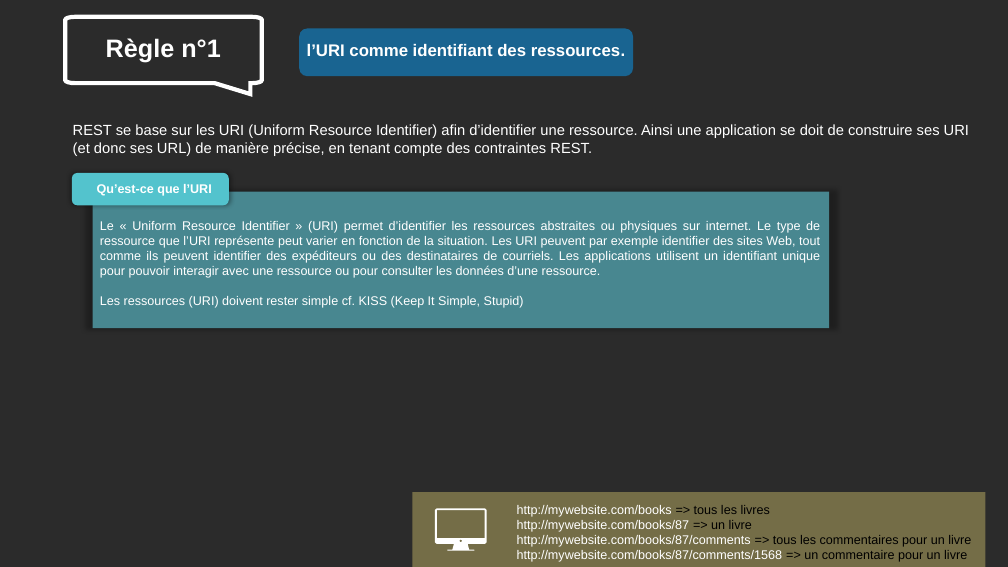
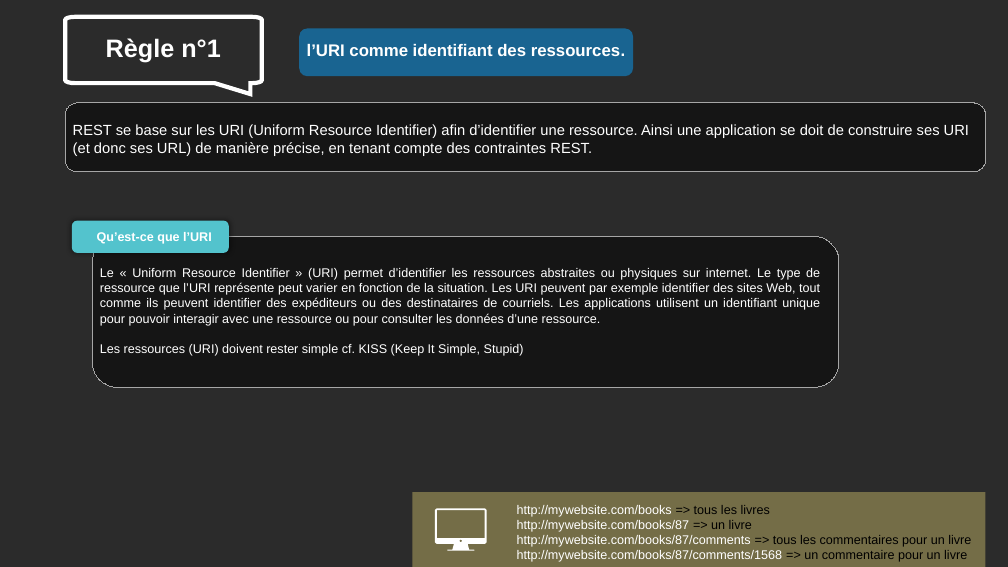
Before and after one commit to Mario-35/api-prestentation, a slide deck: slide 9 of prestentation.pptx. Drawn at 1008x567 pixels with LibreOffice and Linux fonts; fonts in the diff are those of the drawing; background and template pictures are left out; a plain dark background stands for a picture behind light text. Boxes give left, top, right and bottom in pixels: in the first picture for what was removed or moved away, otherwise in the second. Text is boxed around its words. In the diff, an @@ line names an element or a change of style, - is before the commit and + after.

```diff
--- a/prestentation.pptx
+++ b/prestentation.pptx
@@ rounded rectangle added at box(65, 103, 985, 172), fill #000000 at 50% opacity, outline #A6A6A6 0.75 pt @@
@@ rectangle removed at box(92, 191, 829, 328) @@
@@ 2 texts, 1 rounded rectangle: place and size @@
-2 texts, 1 rounded rectangle at box(72, 173, 820, 308)
+2 texts, 1 rounded rectangle at box(72, 221, 820, 356)
@@ rounded rectangle added at box(92, 236, 839, 387), fill #000000 at 50% opacity, outline #A6A6A6 0.75 pt @@
```
Also in this commit, not shown: 10 other slides changed, 2 slides added.
